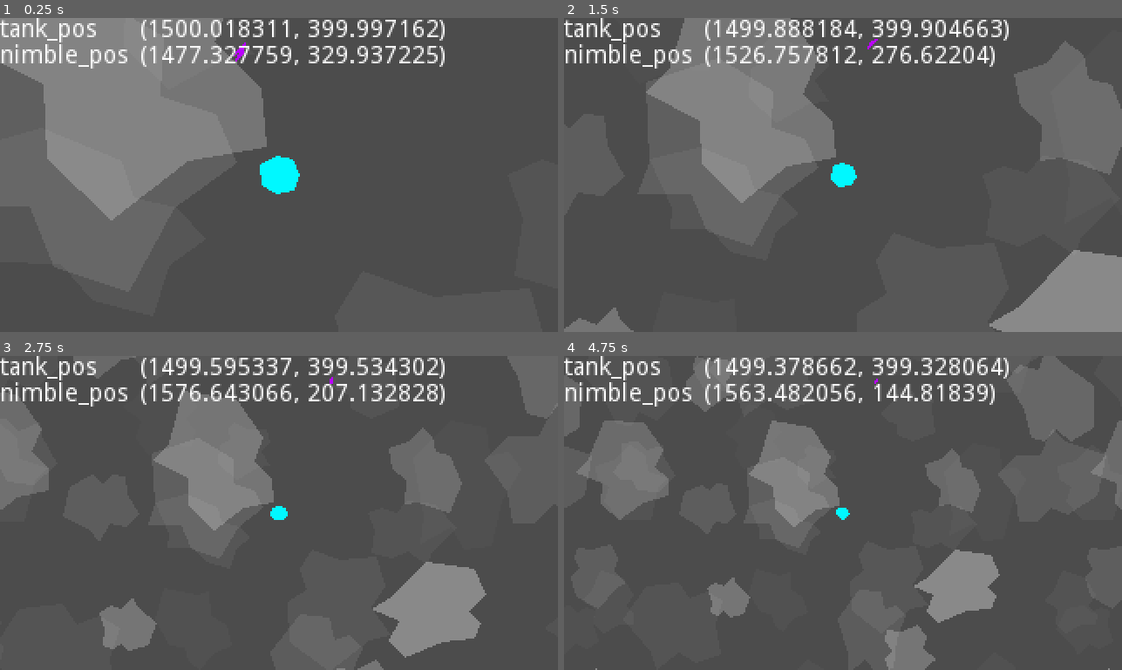
Above: before the commit, frames 1-4 (two rows, left to right).
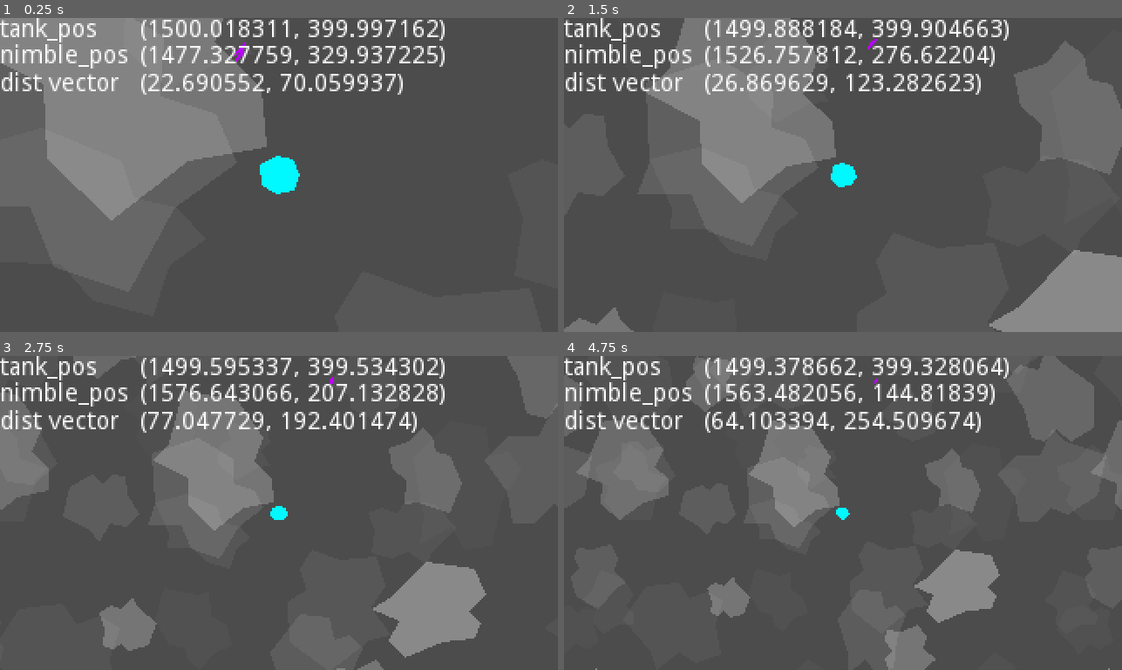
Above: after the commit, the same moments.

Repository: weresharks/krak-jam-2022
Game: Godot game, scene res://Main.tscn
The game is run twice, just before and just after one commit, with the same random seed, the same clock (stepped at 60 frames per second) and the same inputs.
Inputs:
- Up to frame 1 (0.25 s): no input
- Up to frame 2 (1.5 s): hold W (nimble_forward) from 0.53 s (still down)
- Up to frame 3 (2.75 s): release W (nimble_forward) at 2.03 s; hold A (nimble_left) from 2.03 s (still down)
- Up to frame 4 (4.75 s): release A (nimble_left) at 3.53 s; hold S (nimble_back) 3.53-4.28 s; hold D (nimble_right) from 4.28 s (still down)

The runs differ from the first frame. In frame 1, 1.6% of the frame differs, in the area x 0-73%, y 17-25%; in frame 2, 1.6%; in frame 3, 1.6%; in frame 4, 1.7%, in the area x 0-75%, y 17-25%.

Commit message:
add longing behavior to Nimble

Diff:
--- a/game/Debug.tscn
+++ b/game/Debug.tscn
@@ -37,3 +37,22 @@
 __meta__ = {
 "_edit_use_anchors_": false
 }
+
+[node name="label_distance_vector" type="Label" parent="."]
+margin_top = 31.0
+margin_right = 74.0
+margin_bottom = 45.0
+text = "dist vector"
+__meta__ = {
+"_edit_use_anchors_": false
+}
+
+[node name="distance_vector" type="Label" parent="."]
+margin_left = 80.0
+margin_top = 31.0
+margin_right = 120.0
+margin_bottom = 45.0
+text = "123"
+__meta__ = {
+"_edit_use_anchors_": false
+}
--- a/game/Main.gd
+++ b/game/Main.gd
@@ -22,9 +22,10 @@
 	$Nimble.update_tank_pos(tank_pos)
 	$Nimble.start(tank_pos + nimble_displacement)
 
-func update_debug():
+func update_debug(distance_vector):
 	$Debug/tank_pos.text = str($Tank.position)
 	$Debug/nimble_pos.text = str($Nimble.position)
+	$Debug/distance_vector.text = str(distance_vector)
 
 func _process(delta):
 	$Nimble.update_tank_pos($Tank.position)
@@ -33,14 +34,14 @@
 
 	var zoom_distance = Vector2.ONE
 
-	if distance_vector.x >= min_zoom_distance_x and distance_vector.x < max_zoom_distance_x:
-		zoom_distance.x = distance_vector.x / min_zoom_distance_x
+	if distance_vector.x >= min_zoom_distance_x:
+		zoom_distance.x = min(distance_vector.x, max_zoom_distance_x) / min_zoom_distance_x
 
-	if distance_vector.y >= min_zoom_distance_y and distance_vector.y < max_zoom_distance_y:
-		zoom_distance.y = distance_vector.y / min_zoom_distance_y
+	if distance_vector.y >= min_zoom_distance_y:
+		zoom_distance.y = min(distance_vector.y, max_zoom_distance_y) / min_zoom_distance_y
 
 	var zoom: float = max(zoom_distance.x, zoom_distance.y)
 
 	$Tank/Camera.zoom = Vector2.ONE * zoom
 
-	update_debug()
+	update_debug(distance_vector)
--- a/game/Nimble.gd
+++ b/game/Nimble.gd
@@ -6,7 +6,9 @@
 export var min_speed: float = 5
 export var start_speed: float = 30
 export var gravity_base: float = 1000
-export var min_gravity_distance: float = 20*20
+export var min_gravity_distance_2: float = 20*20
+export var longing_base: float = 0.05
+export var longing_distance: float = 300
 export var acceleration_impulse: float = 10
 export var turning_impulse: float = 1
 
@@ -27,22 +29,27 @@
 
 # Called every frame. 'delta' is the elapsed time since the previous frame.
 func _process(delta):
-	var tank_dist2 = position.distance_squared_to(tank_pos)
+	var tank_dist = position.distance_to(tank_pos)
+	var tank_dist_2 = tank_dist * tank_dist
 	var gravity_impulse: float = 0
-	if tank_dist2 > min_gravity_distance:
-		gravity_impulse = gravity_base / tank_dist2
+	if tank_dist_2 > min_gravity_distance_2:
+		gravity_impulse = gravity_base / tank_dist_2
 	var gravity = position.direction_to(tank_pos) * gravity_impulse
 
+	var longing_impulse: float = 0
+	if tank_dist > longing_distance:
+		longing_impulse = longing_base * (tank_dist - longing_distance)
+
+	var longing = position.direction_to(tank_pos) * longing_impulse\
+
 	var acceleration = Vector2.ZERO
-
-
 	var accelleration_map: Dictionary = calc_acceleration_map(velocity)
 
 	for key in accelleration_map.keys():
 		if Input.is_action_pressed(key):
 			acceleration += accelleration_map[key]
 
-	velocity += gravity + acceleration
+	velocity += gravity + longing + acceleration
 
 	var vlen: float = velocity.length()
 
